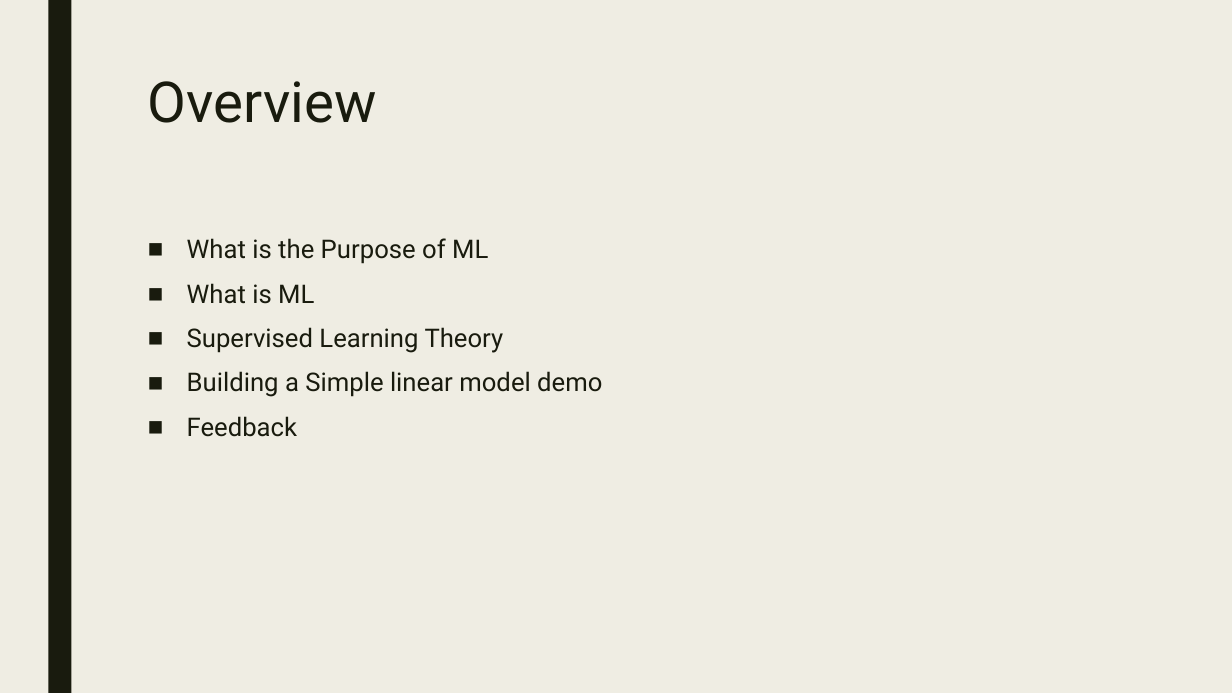
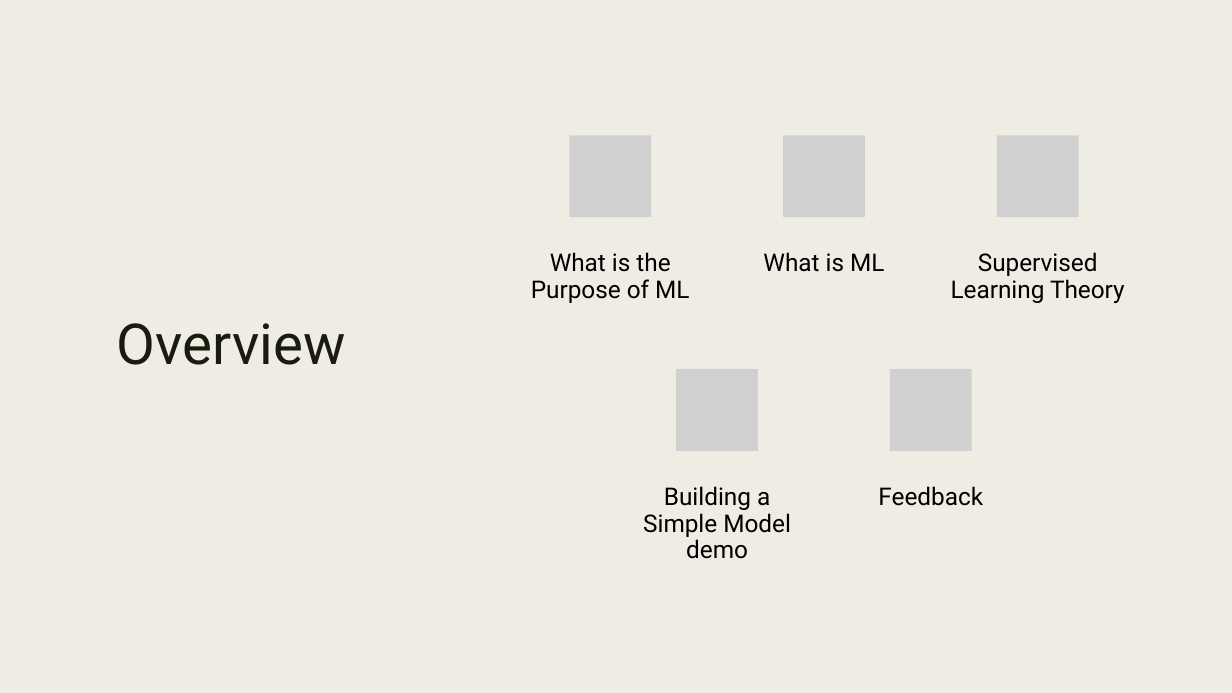
Before and after one commit to ConnorUsaty/MacAIEducation2023, a slide deck: slide 4 of Workshop_Slides/Workshop_1.pptx. Drawn at 1232x693 pixels with LibreOffice and Linux fonts; fonts in the diff are those of the drawing; grey boxes stand for pictures. Boxes give left, top, right and bottom in pixels: in the first picture for what was removed or moved away, otherwise in the second. Text is boxed around its words. In the diff, an @@ line names an element or a change of style, - is before the commit and + after.

Commit message:
Updated the title slide

```diff
--- a/Workshop_Slides/Workshop_1.pptx
+++ b/Workshop_Slides/Workshop_1.pptx
@@ rectangle added at (0, 0, 1232, 693), fill #EFEDE3 @@
@@ title "Overview": place and size @@
-title "Overview" at (148, 81, 377, 123)
+title "Overview" at (117, 323, 346, 365)
@@ title "Overview" at (117, 323, 346, 365): alignment left to centre; vertical alignment top to middle @@
@@ text removed at (187, 238, 602, 437) @@
-■ What is the Purpose of ML
-■ What is ML
-■ Supervised Learning Theory
-■ Building a Simple linear model demo
-■ Feedback
@@ group added at (531, 135, 1125, 559): 5 pictures, 5 texts @@
+What is the Purpose of ML
+What is ML
+Supervised Learning Theory
+Building a Simple Model demo
+Feedback
```
Also in this commit, not shown: 5 other slides changed, 5 slides added, 1 slide removed.
